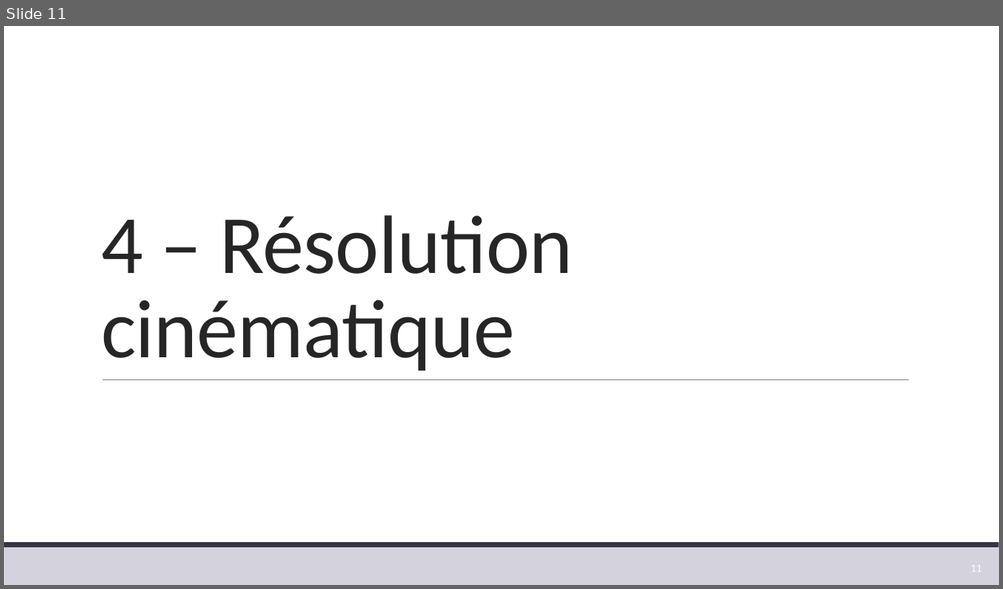
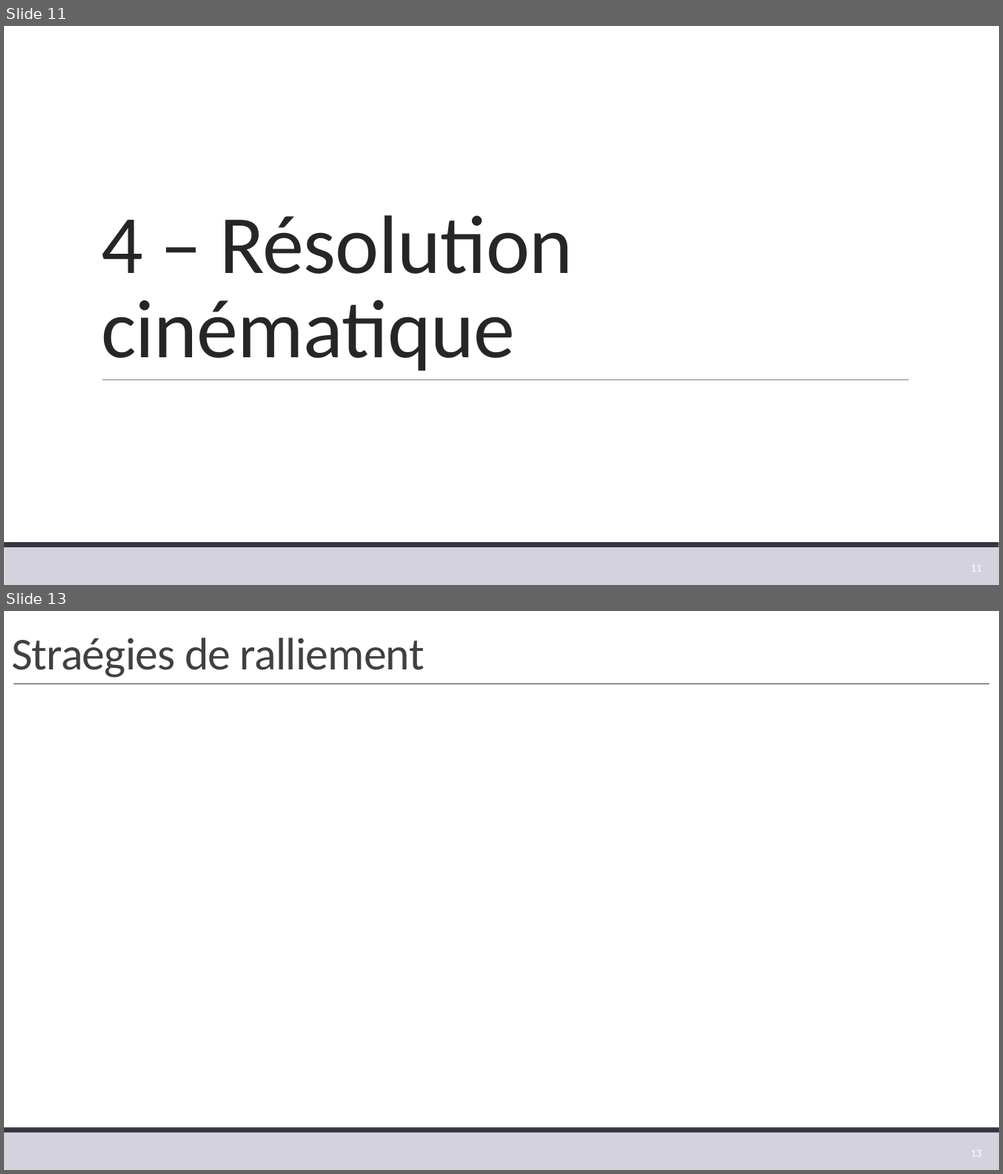
Before and after one commit to xpessoles/TP_Corriges, a slide deck: 02_BrasBeta/02_BrasBeta.pptx. Shown one above the other, each under a label of ours: slide 11 before the commit, slides 11 and 13 after it; the slides between them are not shown. The pictures are 1003x589 and 1003x1174 pixels, drawn with LibreOffice and Linux fonts; fonts in the diff are those of the drawing. Boxes give left, top, right and bottom in pixels: in the first picture for what was removed or moved away, otherwise in the second. Text is boxed around its words. In the diff, an @@ line names an element or a change of style, - is before the commit and + after.

```diff
--- a/02_BrasBeta/02_BrasBeta.pptx
+++ b/02_BrasBeta/02_BrasBeta.pptx
@@ slide 13 added at (4,611,999,1170), background #FFFFFF; not listed: 2 template elements that a slide beside it also shows @@
@@ title added at (11,638,424,678), 44 pt, text #404040 @@
+Straégies de ralliement
@@ line added from (14, 684) to (989, 684), #373545 0.5 pt @@
@@ page number added at (970,1150,982,1157), 10.5 pt, text #FFFFFF @@
+13
```
Also in this commit, not shown: 1 slide changed, 2 other slides added, 2 other files.
